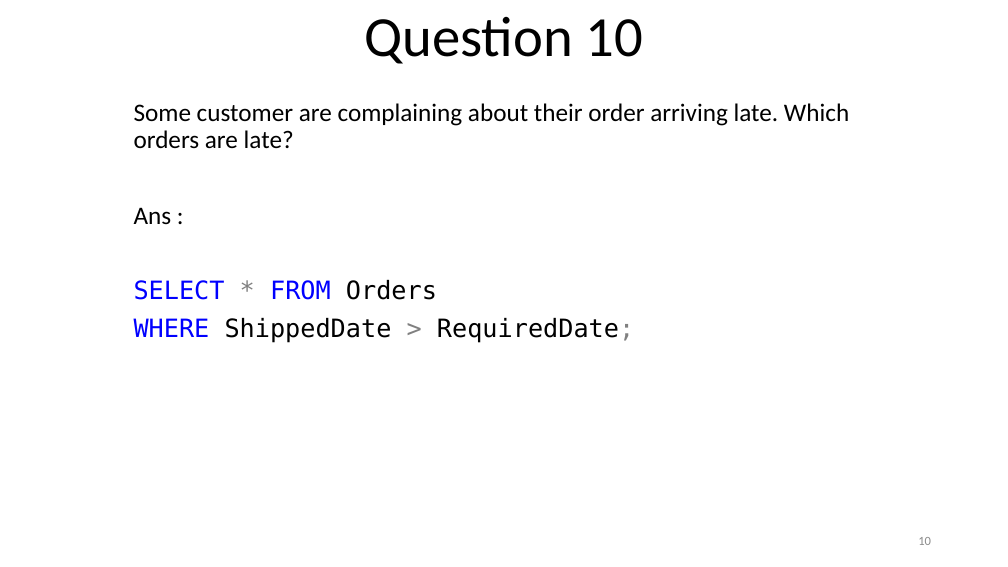
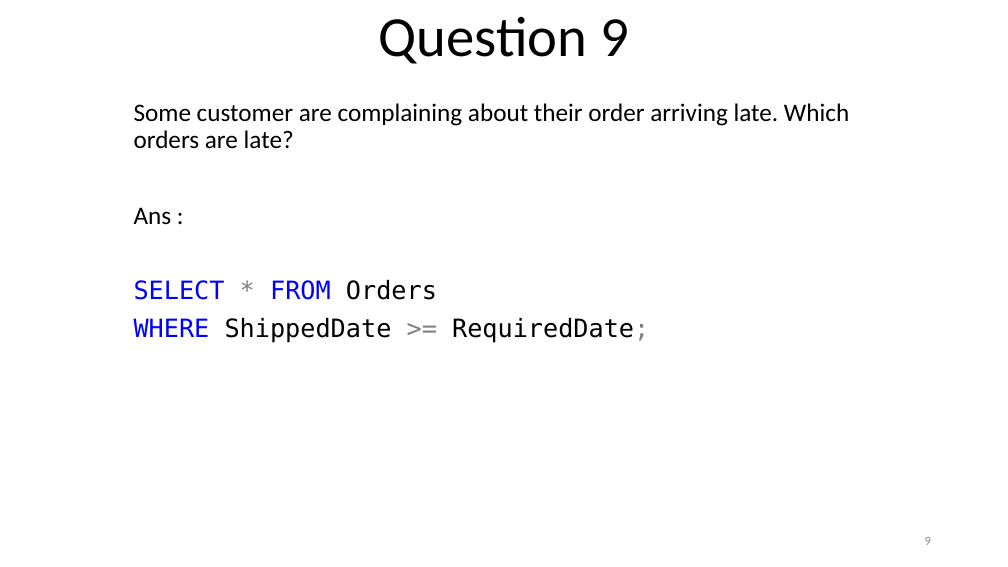
Before and after one commit to KaustubhSathe/sql-challenges, a slide deck: slide 9 of 3. Northwind Challenges/Advanced-Problems.pptm (slide 10 before the commit). Drawn at 1008x567 pixels with LibreOffice and Linux fonts; fonts in the diff are those of the drawing. Boxes give left, top, right and bottom in pixels: in the first picture for what was removed or moved away, otherwise in the second. Text is boxed around its words. In the diff, an @@ line names an element or a change of style, - is before the commit and + after.

```diff
--- a/3. Northwind Challenges/Advanced-Problems.pptm
+++ b/3. Northwind Challenges/Advanced-Problems.pptm
@@ title at (379,17,629,64): text changed @@
-Question 10
+Question 9
@@ subtitle at (134,318,649,343): text changed @@
-WHERE ShippedDate > RequiredDate;
+WHERE ShippedDate >= RequiredDate;
@@ page number at (925,537,931,545): text changed @@
-10
+9
```
Also in this commit, not shown: 15 other slides changed, 2 slides added, 6 slides removed, 5 other files.
